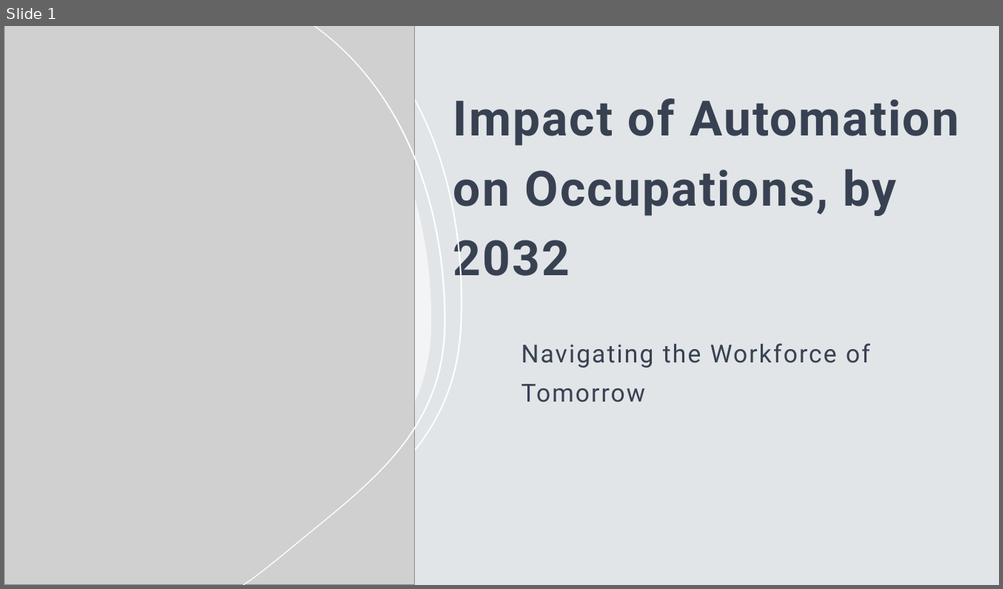
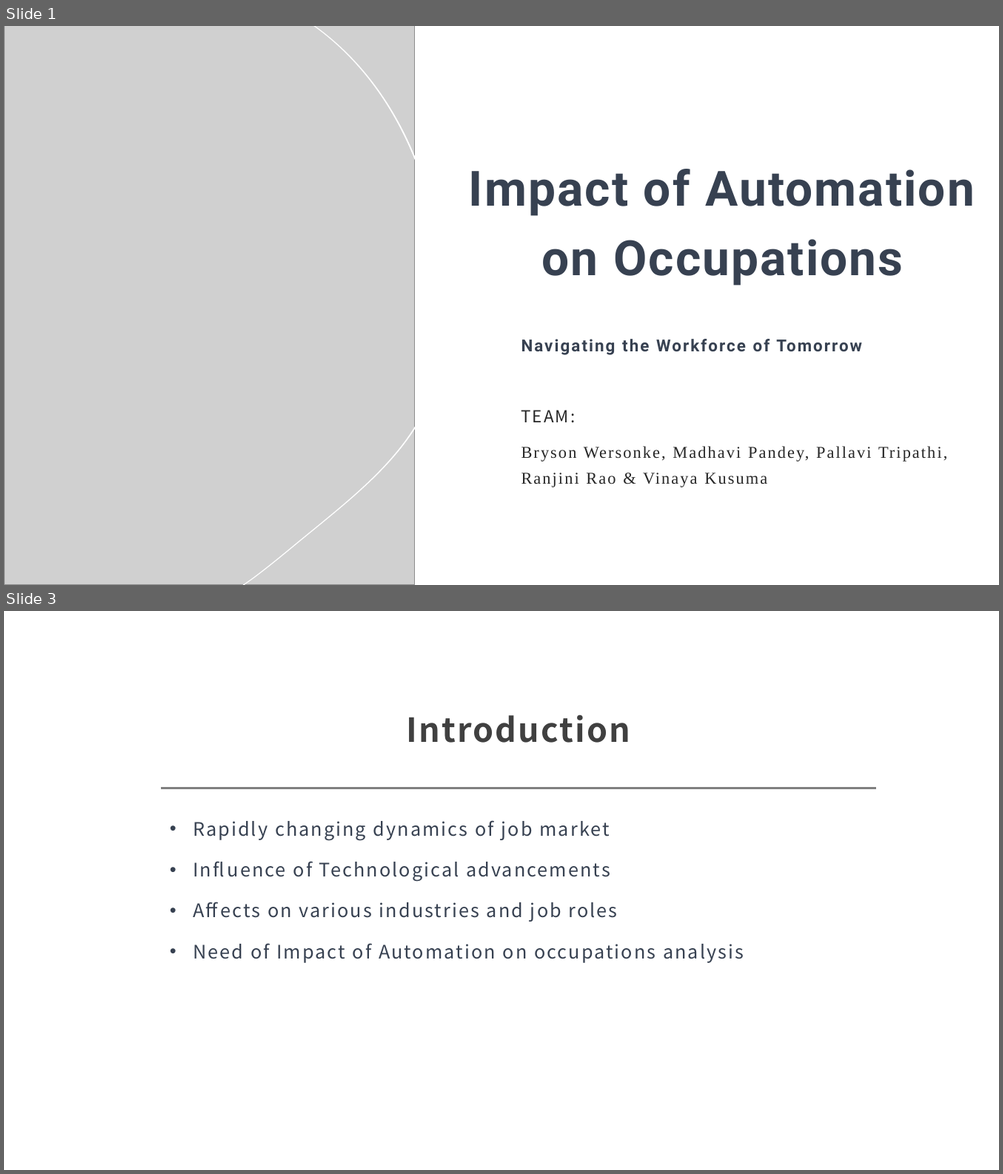
Before and after one commit to vinaya-kusuma/Project1, a slide deck: Project1.pptx. Shown one above the other, each under a label of ours: slide 1 before the commit, slides 1 and 3 after it; the slides between them are not shown. The pictures are 1003x589 and 1003x1174 pixels, drawn with LibreOffice and Linux fonts; fonts in the diff are those of the drawing; grey boxes stand for pictures. Boxes give left, top, right and bottom in pixels: in the first picture for what was removed or moved away, otherwise in the second. Text is boxed around its words. In the diff, an @@ line names an element or a change of style, - is before the commit and + after.

```diff
--- a/Project1.pptx
+++ b/Project1.pptx
@@ slide 3 added at (4,611,999,1170), background #FFFFFF @@
@@ title added at (407,715,630,743), 32 pt, text #404040, bold @@
+Introduction
@@ line added from (161, 789) to (876, 789), #808080 2 pt @@
@@ text added at (193,820,743,963), 18 pt, text #374151 @@
+• Rapidly changing dynamics of job market
+• Influence of Technological advancements
+• Affects on various industries and job roles
+• Need of Impact of Automation on occupations analysis
@@ slide 1 changed as well @@
@@ background #E2E5E8 to #FFFFFF @@
@@ rectangle at (4,26,999,585): fill #E2E5E8 to #FFFFFF @@
@@ title at (469,169,974,286): text changed @@
-Impact of Automation on Occupations, by 2032
+Impact of Automation on Occupations
@@ subtitle at (521,339,862,355): size 24 to 16 pt, bold on in "Navigating the Workforce of Tomorrow" @@
@@ subtitle at (521,410,947,488): paragraphs added @@
+TEAM:
+Bryson Wersonke, Madhavi Pandey, Pallavi Tripathi, Ranjini Rao & Vinaya Kusuma
```
Also in this commit, not shown: 9 other slides changed, 14 other slides added, 7 slides removed.
